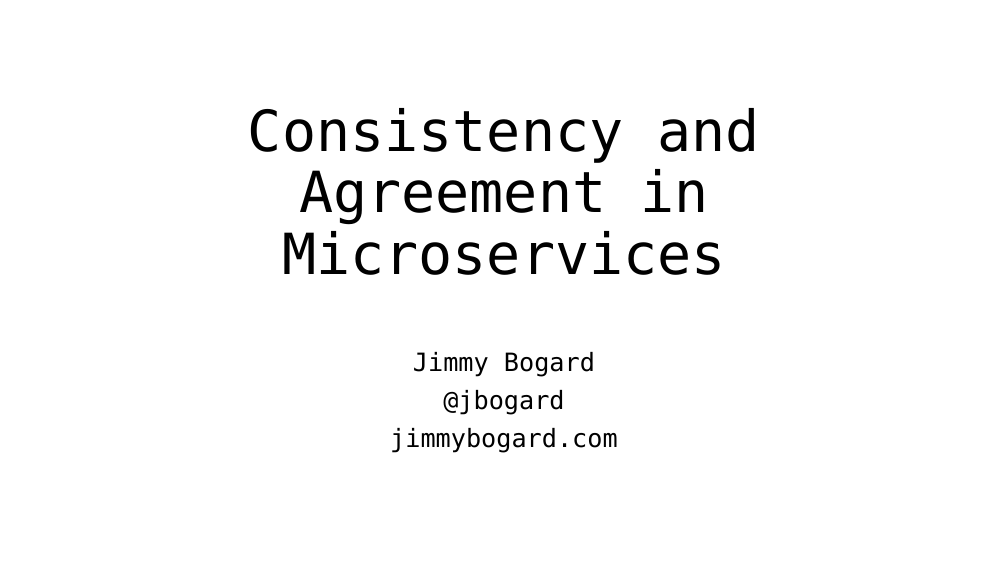
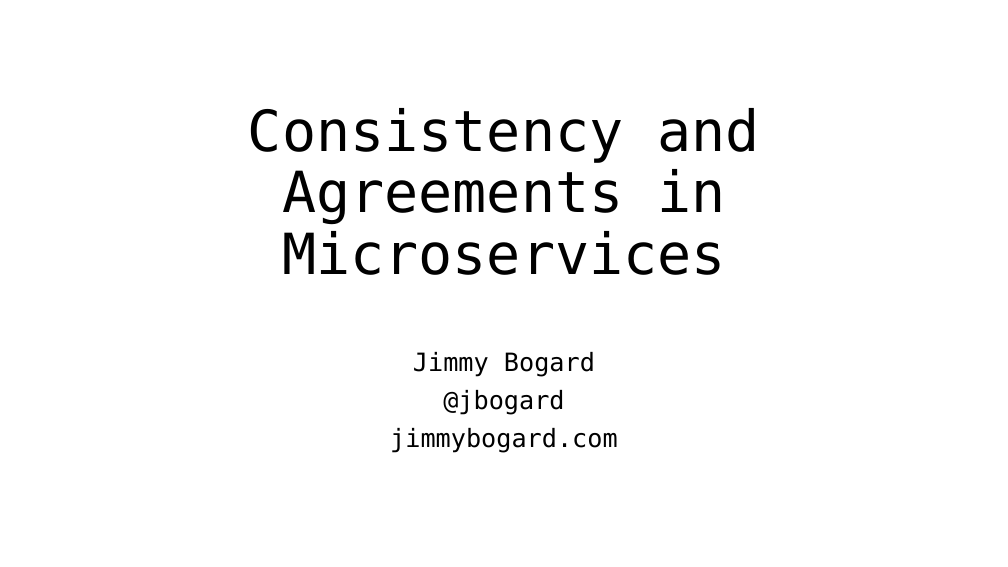
Before and after one commit to jbogard/presentations, a slide deck: slide 1 of ConsistencyAndAgreementInMicroservices/ConsistencyAndAgreementInMicroservices.pptx. Drawn at 1008x567 pixels with LibreOffice and Linux fonts; fonts in the diff are those of the drawing. Boxes give left, top, right and bottom in pixels: in the first picture for what was removed or moved away, otherwise in the second. Text is boxed around its words. In the diff, an @@ line names an element or a change of style, - is before the commit and + after.

```diff
--- a/ConsistencyAndAgreementInMicroservices/ConsistencyAndAgreementInMicroservices.pptx
+++ b/ConsistencyAndAgreementInMicroservices/ConsistencyAndAgreementInMicroservices.pptx
@@ title at [248,108,760,275]: text changed @@
-Consistency and Agreement in Microservices
+Consistency and Agreements in Microservices
```
Also in this commit, not shown: 3 other files.
